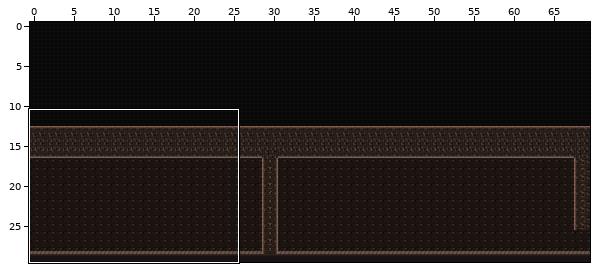
Two versions of a level (Tiled map (JSON), assets/Tiled/tutorial.json). Above, an overview of the earlier version with the close-up marked.
Close-up. As it was:
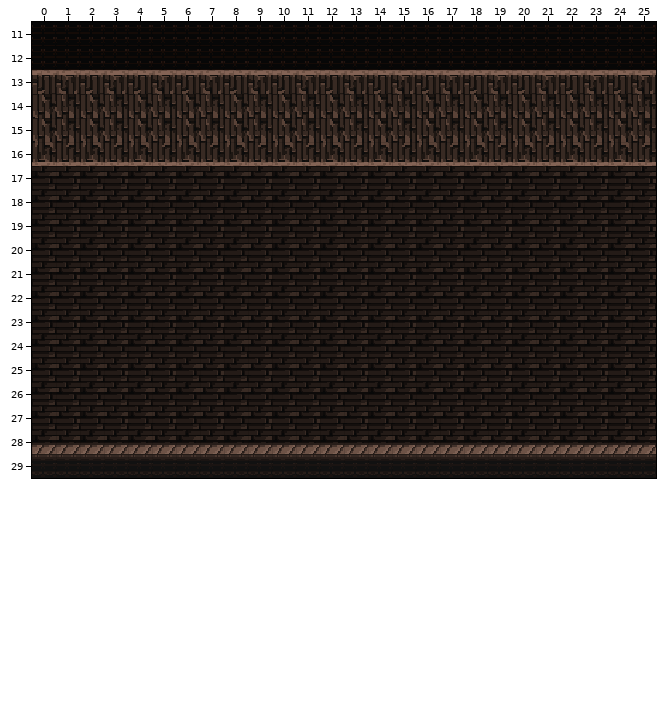
Cells are 16x16 px. Shown: x 0..25, y 11..29. The commit also changed other parts of the map, which this record leaves out.
And afterwards:
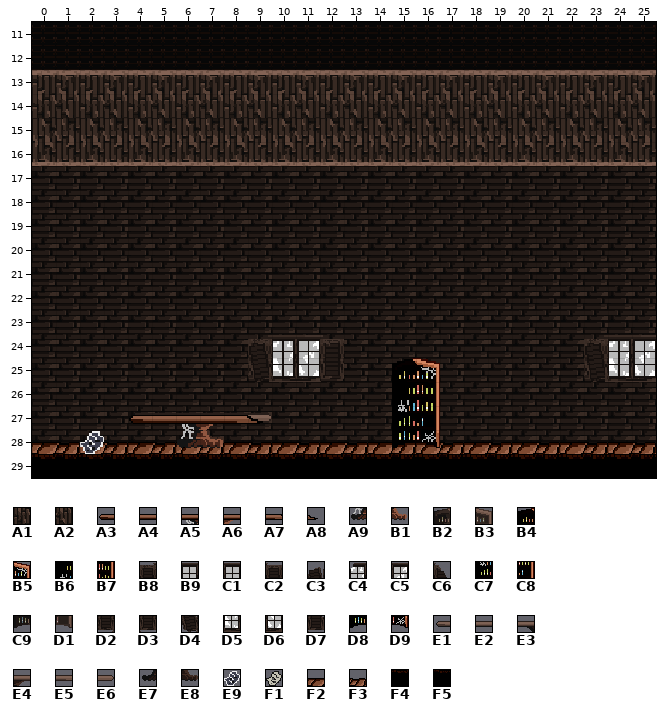
Key: from "SuperMarioBros-World1-1": A1 140, A2 141, A3 172, A4 173, A5 174, A6 175, A7 176, A8 177, A9 194, B1 195, B2 200, B3 201, B4 213, B5 214, B6 233, B7 234, B8 243, B9 244, C1 245, C2 246, C3 248, C4 249, C5 250, C6 251, C7 253, C8 254, C9 260, D1 261, D2 263, D3 266, D4 268, D5 269, D6 270, D7 271, D8 273, D9 274, E1 280, E2 281, E3 282, E4 283, E5 284, E6 285, E7 302, E8 303, E9 326, F1 346, F2 362, F3 363, F4 382, F5 383.
__ is an empty cell, .. an unchanged one.
Tiles of an added or newly shown layer are drawn over the layers below it.
Change:
--- layer "World2" (now shown)
@@ x 0..25 @@
-14 __ __ __ __ __ __ __ __ __ __ __ __ __ __ __ __ __ __ __ __ __ __ __ __ __ __
+14 A1 A2 A1 A2 A1 A2 A1 A2 A1 A2 A1 A2 A1 A2 A1 A2 A1 A2 A1 A2 A1 A2 A1 A2 A1 A2
@@ x 0..25 @@
-28 __ __ __ __ __ __ __ __ __ __ __ __ __ __ __ __ __ __ __ __ __ __ __ __ __ __
-29 __ __ __ __ __ __ __ __ __ __ __ __ __ __ __ __ __ __ __ __ __ __ __ __ __ __
+28 F2 F3 F2 F3 F2 F3 F2 F3 F2 F3 F2 F3 F2 F3 F2 F3 F2 F3 F2 F3 F2 F3 F2 F3 F2 F3
+29 F4 F5 F4 F5 F4 F5 F4 F5 F4 F5 F4 F5 F4 F5 F4 F5 F4 F5 F4 F5 F4 F5 F4 F5 F4 F5
--- layer "Items" (now shown)
@@ x 9..25 @@
-24 __ __ __ __ .. .. .. .. .. .. .. .. .. .. __ __ __
-25 __ .. .. __ .. .. __ __ .. .. .. .. .. .. __ .. ..
+24 B8 B9 C1 C2 .. .. .. .. .. .. .. .. .. .. B8 B9 C1
+25 D2 .. .. D3 .. .. B2 B3 .. .. .. .. .. .. D2 .. ..
@@ x 2..16 @@
-27 .. .. __ __ __ __ __ __ .. .. .. .. .. .. ..
-28 __ .. .. .. __ __ .. .. .. .. .. .. .. __ __
+27 .. .. E1 E2 E3 E4 E5 E6 .. .. .. .. .. .. ..
+28 F1 .. .. .. E7 E8 .. .. .. .. .. .. .. C9 D1
--- layer "Items2" (now shown)
@@ x 2..25 @@
-24 .. .. .. .. .. .. .. __ __ __ __ .. .. .. .. .. .. .. .. .. .. __ __ __
-25 .. .. .. .. .. .. .. __ __ __ __ .. .. __ __ .. .. .. .. .. .. __ __ __
-26 .. .. .. .. .. .. .. .. .. .. .. .. .. __ __ .. .. .. .. .. .. .. .. ..
-27 .. .. __ __ __ __ __ __ .. .. .. .. .. __ __ .. .. .. .. .. .. .. .. ..
-28 __ .. .. .. __ __ .. .. .. .. .. .. .. __ __ .. .. .. .. .. .. .. .. ..
+24 .. .. .. .. .. .. .. C3 C4 C5 C6 .. .. .. .. .. .. .. .. .. .. C3 C4 C5
+25 .. .. .. .. .. .. .. D4 D5 D6 D7 .. .. B4 B5 .. .. .. .. .. .. D4 D5 D6
+26 .. .. .. .. .. .. .. .. .. .. .. .. .. B6 B7 .. .. .. .. .. .. .. .. ..
+27 .. .. A3 A4 A5 A6 A7 A8 .. .. .. .. .. C7 C8 .. .. .. .. .. .. .. .. ..
+28 E9 .. .. .. A9 B1 .. .. .. .. .. .. .. D8 D9 .. .. .. .. .. .. .. .. ..
